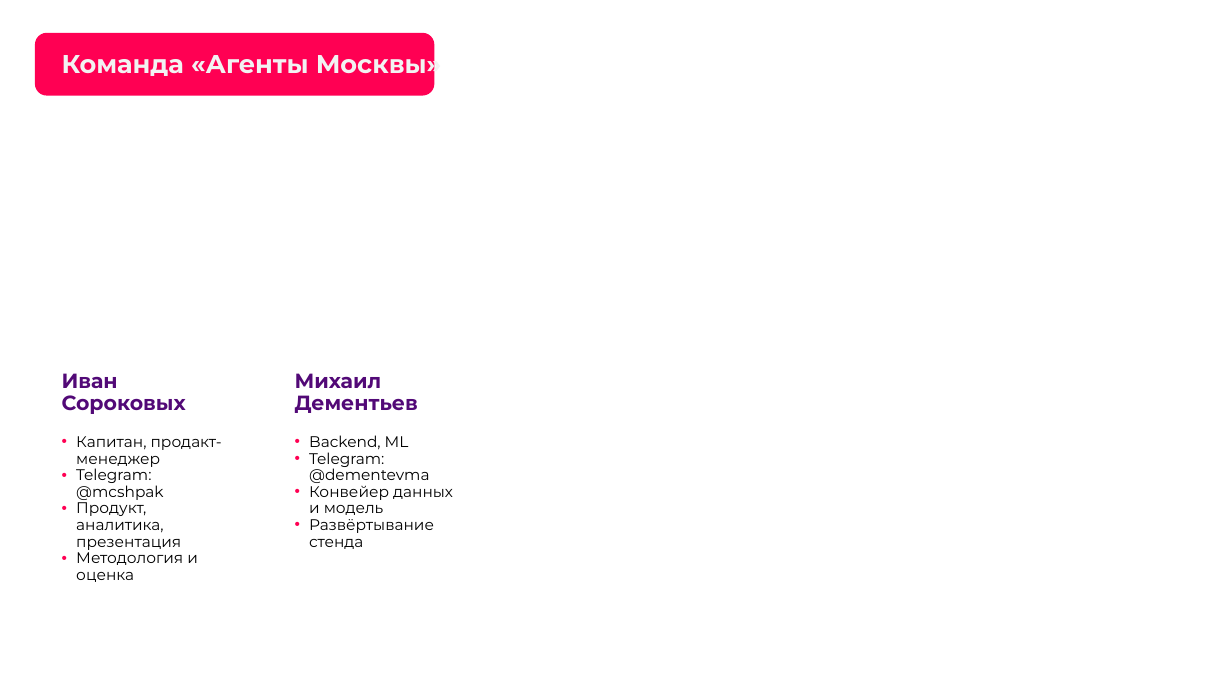
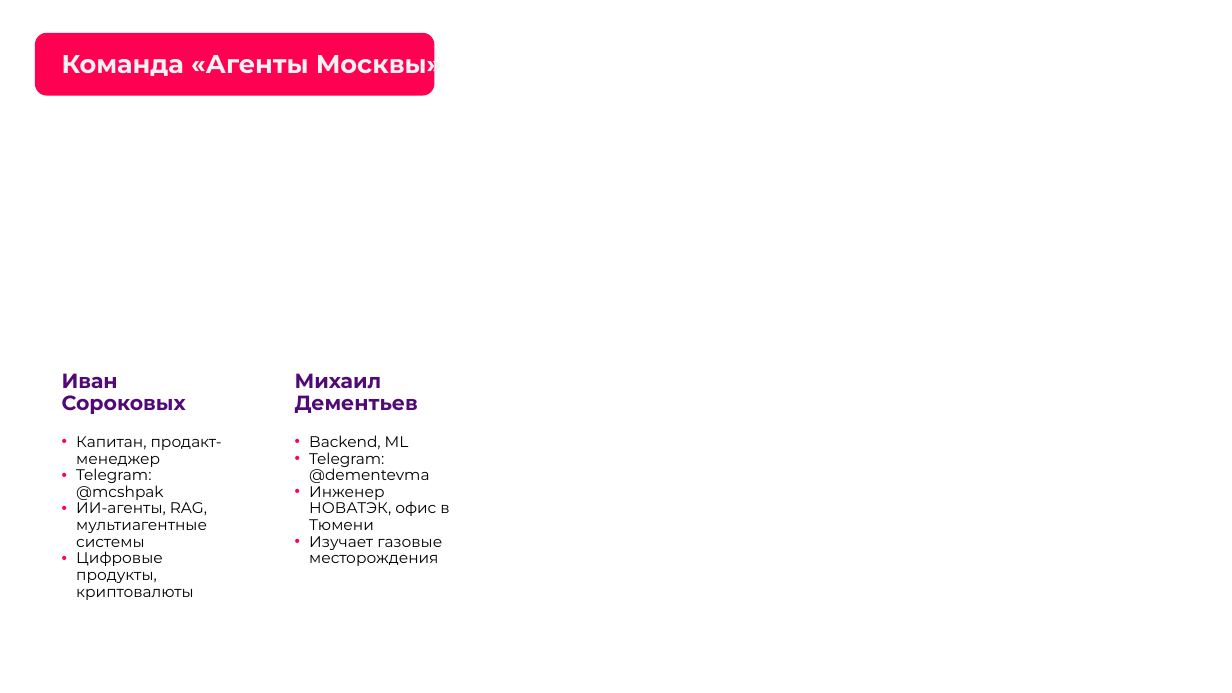
Before and after one commit to Krackenhell/lct-2026-weak-signals, a slide deck: slide 3 of presentation/Агенты_Москвы_Радар_слабых_сигналов.pptx. Drawn at 1232x693 pixels with LibreOffice and Linux fonts; fonts in the diff are those of the drawing; background and template pictures are left out. Boxes give left, top, right and bottom in pixels: in the first picture for what was removed or moved away, otherwise in the second. Text is boxed around its words. In the diff, an @@ line names an element or a change of style, - is before the commit and + after.

```diff
--- a/presentation/Агенты_Москвы_Радар_слабых_сигналов.pptx
+++ b/presentation/Агенты_Москвы_Радар_слабых_сигналов.pptx
@@ text at bbox=[76, 499, 207, 600]: text changed @@
-• Продукт, аналитика, презентация
-• Методология и оценка
+• ИИ-агенты, RAG, мультиагентные системы
+• Цифровые продукты, криптовалюты
@@ text at bbox=[309, 482, 449, 566]: text changed @@
-• Конвейер данных и модель
-• Развёртывание стенда
+• Инженер НОВАТЭК, офис в Тюмени
+• Изучает газовые месторождения
```
Also in this commit, not shown: 2 other slides changed, 2 other files.
